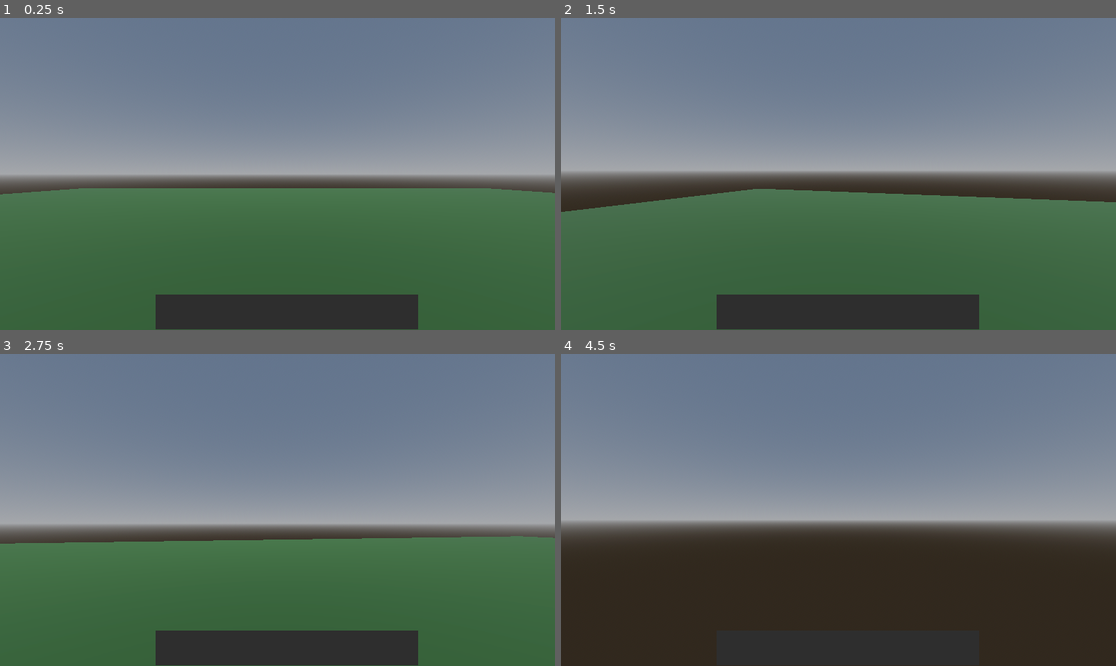
Above: before the commit, frames 1-4 (two rows, left to right).
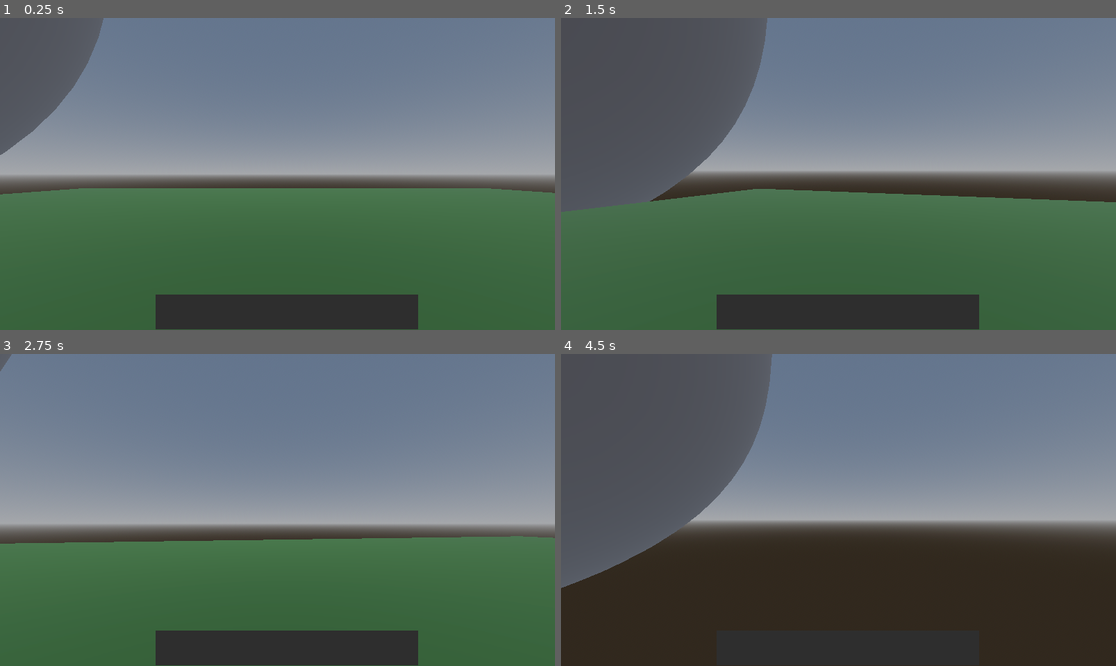
Above: after the commit, the same moments.

Repository: sg631/nsf-project
Game: Godot game, scene res://Game.tscn
Two runs of this game, one before a commit and one after it. Both use one fixed random seed, a clock stepped at 60 frames per second and the inputs below.
Inputs (mouse positions are in pixels of both pictures, inside the frame that each line leads up to):
- Up to frame 1 (0.25 s): no input
- Up to frame 2 (1.5 s): tap Enter (ui_accept) at 0.5, 0.77 s; move the mouse to (960, 158) at 0.52 s; hold D (playerRight) 0.53-1.28 s; click (960, 158) at 0.6 s; move the mouse to (810, 174) at 1.27 s; hold W (playerForwards) from 1.28 s (still down); tap Shift (sprint) at 1.35 s
- Up to frame 3 (2.75 s): keep holding W (playerForwards); tap Enter (ui_accept) at 1.52 s; move the mouse to (288, 503) at 2.02 s; click (288, 503) at 2.1 s
- Up to frame 4 (4.5 s): keep holding W (playerForwards); move the mouse to (832, 516) at 2.77 s; tap Shift (sprint) at 2.85, 4.35 s; tap Enter (ui_accept) at 3.02, 3.77 s; move the mouse to (877, 513) at 3.52 s; click (877, 513) at 3.6 s; move the mouse to (794, 506) at 4.27 s

The runs differ from the first frame. In frame 1, 5.3% of the frame differs, in the area x 0-19%, y 0-44%; in frame 2, 18%; in frame 3, less than 0.1%; in frame 4, 20%, in the area x 0-39%, y 0-76%.

Commit message:
Update Game.tscn

Diff:
--- a/Game.tscn
+++ b/Game.tscn
@@ -27,6 +27,15 @@
 [sub_resource type="CameraAttributesPractical" id="CameraAttributesPractical_2jypt"]
 
 [sub_resource type="Compositor" id="Compositor_2veff"]
+
+[sub_resource type="SphereMesh" id="SphereMesh_lnaq3"]
+
+[sub_resource type="StandardMaterial3D" id="StandardMaterial3D_dldv4"]
+albedo_color = Color(0.571514, 0.33559, 0.220268, 1)
+
+[sub_resource type="CapsuleMesh" id="CapsuleMesh_d13mh"]
+
+[sub_resource type="SphereShape3D" id="SphereShape3D_yrk4r"]
 
 [node name="Game" type="Node3D"]
 transform = Transform3D(1, 0, 0, 0, 1, 0, 0, 0, 1, 0, 0, 0.00646687)
@@ -63,6 +72,7 @@
 
 [node name="Control" type="Control" parent="CanvasLayer"]
 layout_mode = 3
+anchors_preset = 15
 anchor_right = 1.0
 anchor_bottom = 1.0
 offset_left = 556.0
@@ -86,3 +96,18 @@
 grow_horizontal = 2
 grow_vertical = 0
 color = Color(0.17881, 0.17881, 0.17881, 1)
+
+[node name="Big Chungus" type="StaticBody3D" parent="."]
+transform = Transform3D(-43.23, 66.0242, -183.772, 0, 188.221, 67.6228, 195.272, 14.6167, -40.684, -129.504, 71.4934, 0)
+
+[node name="MeshInstance3D" type="MeshInstance3D" parent="Big Chungus"]
+transform = Transform3D(0.998676, 0, 0, 0, 0.998676, 0, 0, 0, 0.998676, 0, 0, 0)
+mesh = SubResource("SphereMesh_lnaq3")
+surface_material_override/0 = SubResource("StandardMaterial3D_dldv4")
+
+[node name="MeshInstance3D" type="MeshInstance3D" parent="Big Chungus/MeshInstance3D"]
+transform = Transform3D(0.580967, 0, 0, 0, 0.512681, 0, 0, 0, 0.604845, 0, 0, 0)
+mesh = SubResource("CapsuleMesh_d13mh")
+
+[node name="CollisionShape3D" type="CollisionShape3D" parent="Big Chungus"]
+shape = SubResource("SphereShape3D_yrk4r")
Not shown: 1 places in Game.tscn that only renumber resources
